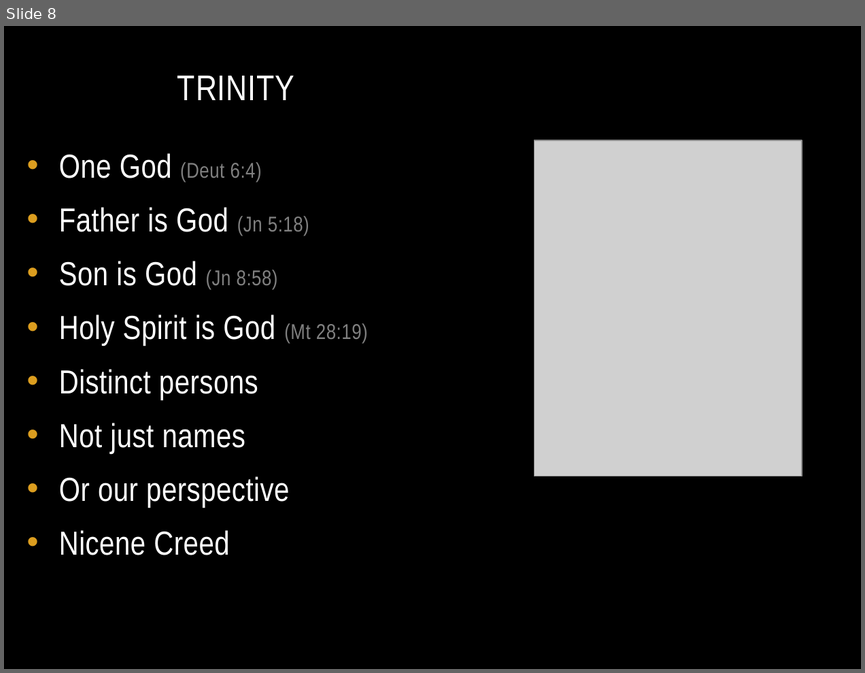
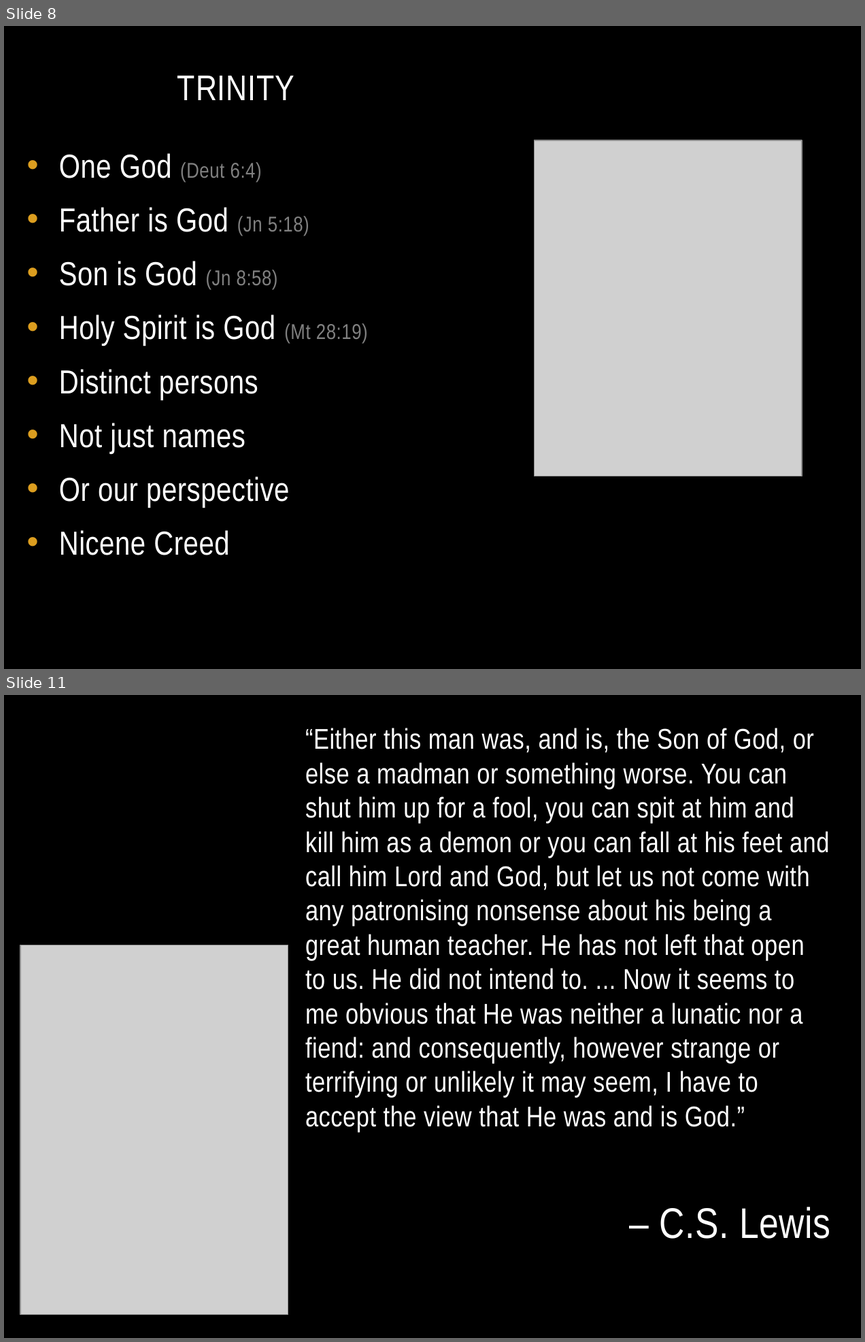
Before and after one commit to chadmyers/junkdrawer, a slide deck: adultconfirmation/theologicalbasics.pptx. Shown one above the other, each under a label of ours: slide 8 before the commit, slides 8 and 11 after it; the slides between them are not shown. The pictures are 865x673 and 865x1342 pixels, drawn with LibreOffice and Linux fonts; fonts in the diff are those of the drawing; grey boxes stand for pictures. Boxes give left, top, right and bottom in pixels: in the first picture for what was removed or moved away, otherwise in the second. Text is boxed around its words. In the diff, an @@ line names an element or a change of style, - is before the commit and + after.

```diff
--- a/adultconfirmation/theologicalbasics.pptx
+++ b/adultconfirmation/theologicalbasics.pptx
@@ slide 11 added at [4, 695, 861, 1338], background #000000 @@
@@ text added at [305, 728, 830, 1238], 24 pt, text #FFFFFF @@
+“Either this man was, and is, the Son of God, or else a madman or something worse. You can shut him up for a fool, you can spit at him and kill him as a demon or you can fall at his feet and call him Lord and God, but let us not come with any patronising nonsense about his being a great human teacher. He has not left that open to us. He did not intend to. ... Now it seems to me obvious that He was neither a lunatic nor a fiend: and consequently, however strange or terrifying or unlikely it may seem, I have to accept the view that He was and is God.”
+– C.S. Lewis
@@ picture added at [20, 945, 288, 1314] @@
```
Also in this commit, not shown: 3 slides changed, 10 other slides added.
